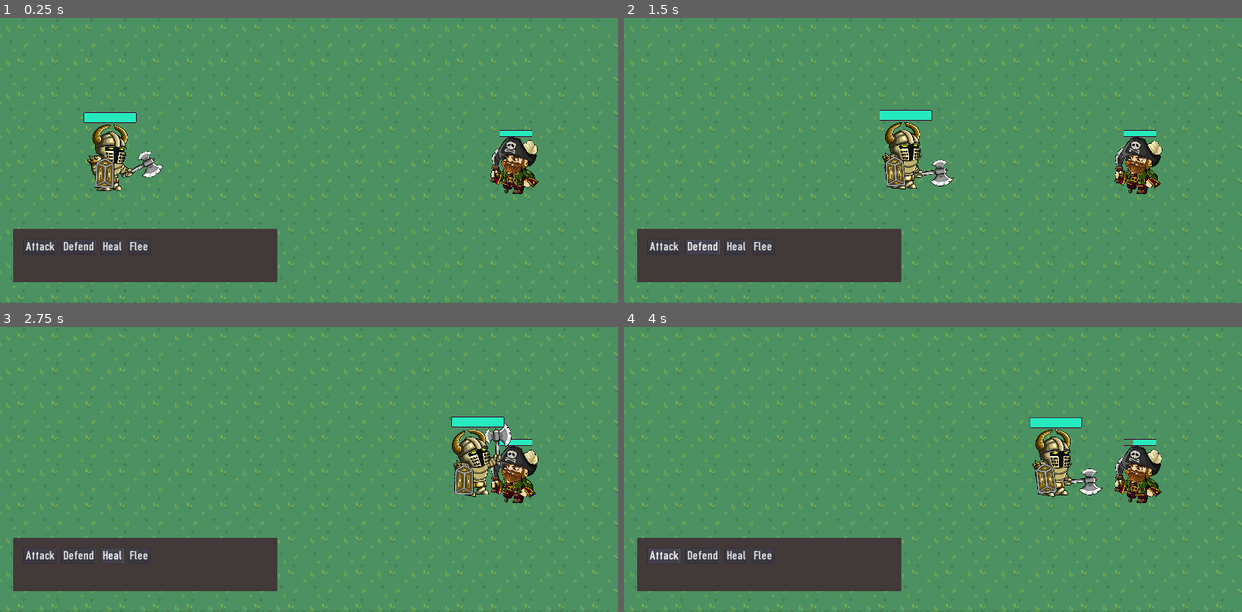
Above: before the commit, frames 1-4 (two rows, left to right).
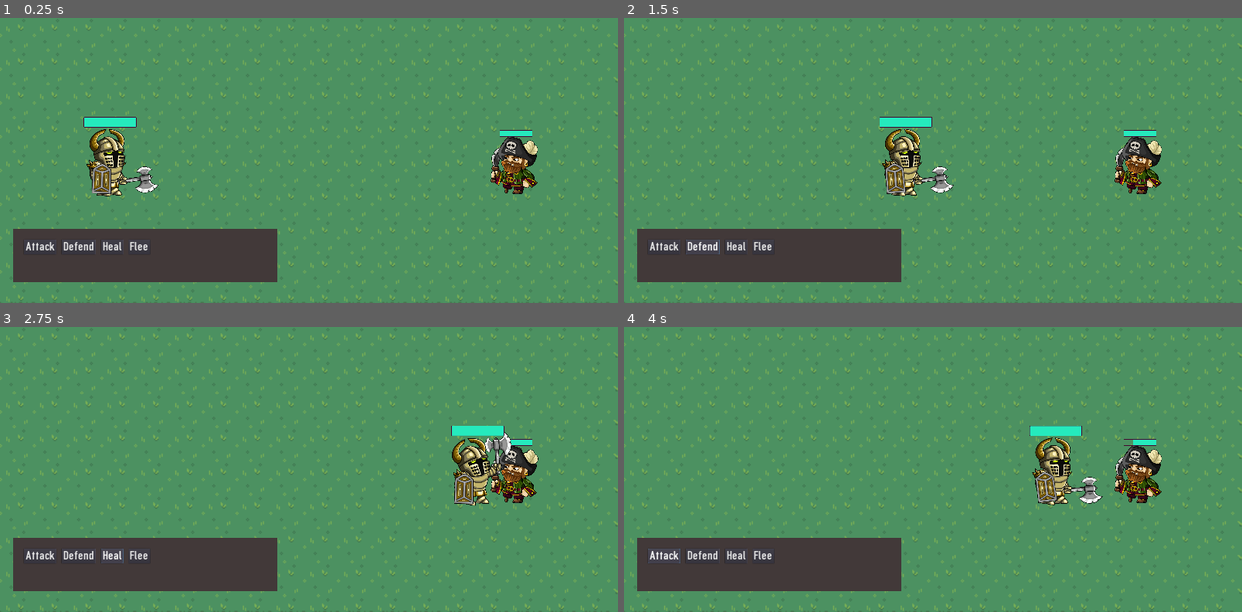
Above: after the commit, the same moments.

Repository: Zakcrust/Project-Sismul
Game: Godot game, scene res://Scenes/BattleScene.tscn
The game is run twice, just before and just after one commit, with the same random seed, the same clock (stepped at 60 frames per second) and the same inputs. The project has no main scene, so this scene is started directly.
Inputs:
- Up to frame 1 (0.25 s): no input
- Up to frame 2 (1.5 s): click "Attack" at 0.5 s; click "Defend" at 1.25 s
- Up to frame 3 (2.75 s): click "Heal" at 2 s
- Up to frame 4 (4 s): click "Flee" at 2.75 s; click "Attack" at 3.5 s

The runs differ from the first frame. In frame 1, 2.2% of the frame differs, in the area x 13-88%, y 33-63%; in frame 2, 2.1%; in frame 3, 2.3%, in the area x 73-88%, y 31-63%; in frame 4, 2.0%.

Commit message:
add battle character

Diff:
--- a/Scenes/BattleScene.tscn
+++ b/Scenes/BattleScene.tscn
@@ -15,13 +15,13 @@
 format = 1
 tile_data = PoolIntArray( -1, 1, 0, -65536, 1, 1, -65535, 1, 1, -65534, 1, 1, -65533, 1, 1, -65532, 1, 1, -65531, 1, 1, …(3337 unchanged characters)…
 
-[node name="Characters" type="Node2D" parent="."]
+[node name="TurnQueue" type="YSort" parent="."]
 script = ExtResource( 5 )
 
-[node name="Knight" parent="Characters" instance=ExtResource( 2 )]
-position = Vector2( 394.803, 565.143 )
+[node name="Knight" parent="TurnQueue" instance=ExtResource( 2 )]
+position = Vector2( 394.803, 583.143 )
 
-[node name="Dummy" parent="Characters" instance=ExtResource( 3 )]
+[node name="Dummy" parent="TurnQueue" instance=ExtResource( 3 )]
 position = Vector2( 1937.33, 547.275 )
 rotation = -3.14159
 scale = Vector2( 0.25, -0.25 )
@@ -31,4 +31,4 @@
 margin_top = 800.0
 margin_right = 0.0
 margin_bottom = 800.0
-[connection signal="attack" from="BattleMenu" to="Characters/Knight" method="_on_BattleMenu_attack"]
+[connection signal="attack" from="BattleMenu" to="TurnQueue/Knight" method="_on_BattleMenu_attack"]
--- a/Scenes/Dummy.tscn
+++ b/Scenes/Dummy.tscn
@@ -16,6 +16,13 @@
 [ext_resource path="res://Assets/Sprites/chars/1/1_entity_000_IDLE_004.png" type="Texture" id=14]
 [ext_resource path="res://Scripts/Characters/Dummy.gd" type="Script" id=15]
 [ext_resource path="res://Scenes/UI/CharacterUI.tscn" type="PackedScene" id=16]
+[ext_resource path="res://Assets/Sprites/chars/1/1_entity_000_DIE_004.png" type="Texture" id=17]
+[ext_resource path="res://Assets/Sprites/chars/1/1_entity_000_DIE_003.png" type="Texture" id=18]
+[ext_resource path="res://Assets/Sprites/chars/1/1_entity_000_DIE_002.png" type="Texture" id=19]
+[ext_resource path="res://Assets/Sprites/chars/1/1_entity_000_DIE_006.png" type="Texture" id=20]
+[ext_resource path="res://Assets/Sprites/chars/1/1_entity_000_DIE_001.png" type="Texture" id=21]
+[ext_resource path="res://Assets/Sprites/chars/1/1_entity_000_DIE_000.png" type="Texture" id=22]
+[ext_resource path="res://Assets/Sprites/chars/1/1_entity_000_DIE_005.png" type="Texture" id=23]
 
 [sub_resource type="SpriteFrames" id=1]
 animations = [ {
@@ -28,6 +35,11 @@
 "loop": false,
 "name": "hurt",
 "speed": 12.0
+}, {
+"frames": [ ExtResource( 22 ), ExtResource( 21 ), ExtResource( 19 ), ExtResource( 18 ), ExtResource( 17 ), ExtResource( 23 ), ExtResource( 20 ) ],
+"loop": false,
+"name": "die",
+"speed": 15.0
 } ]
 
 [sub_resource type="RectangleShape2D" id=2]
@@ -41,7 +53,7 @@
 position = Vector2( 171.349, -45.3572 )
 frames = SubResource( 1 )
 animation = "idle"
-frame = 5
+frame = 6
 playing = true
 
 [node name="CollisionShape2D" type="CollisionShape2D" parent="."]
@@ -49,7 +61,7 @@
 shape = SubResource( 2 )
 
 [node name="Target" type="Position2D" parent="."]
-position = Vector2( 600, 0 )
+position = Vector2( 600, 136 )
 
 [node name="CharacterUI" parent="." instance=ExtResource( 16 )]
 margin_left = -320.0
--- a/Scenes/Knight.tscn
+++ b/Scenes/Knight.tscn
@@ -65,11 +65,6 @@
 "name": "attack",
 "speed": 15.0
 }, {
-"frames": [ ExtResource( 19 ), ExtResource( 15 ), ExtResource( 16 ), ExtResource( 13 ), ExtResource( 17 ), ExtResource( 18 ), ExtResource( 12 ), ExtResource( 11 ), ExtResource( 14 ), ExtResource( 20 ) ],
-"loop": false,
-"name": "dead",
-"speed": 20.0
-}, {
 "frames": [ ExtResource( 33 ), ExtResource( 32 ), ExtResource( 38 ), ExtResource( 41 ), ExtResource( 35 ), ExtResource( 40 ), ExtResource( 34 ), ExtResource( 36 ), ExtResource( 37 ), ExtResource( 39 ) ],
 "loop": false,
 "name": "hurt",
@@ -79,6 +74,11 @@
 "loop": true,
 "name": "move",
 "speed": 15.0
+}, {
+"frames": [ ExtResource( 19 ), ExtResource( 15 ), ExtResource( 16 ), ExtResource( 13 ), ExtResource( 17 ), ExtResource( 18 ), ExtResource( 12 ), ExtResource( 11 ), ExtResource( 14 ), ExtResource( 20 ) ],
+"loop": false,
+"name": "dead",
+"speed": 20.0
 } ]
 
 [sub_resource type="RectangleShape2D" id=2]
--- a/Scripts/Characters/Dummy.gd
+++ b/Scripts/Characters/Dummy.gd
@@ -16,10 +16,12 @@
 func get_stats() -> Stats:
 	return battle_stats
 
+func play_turn():
+	pass
+
 func hurt(damage : int) -> void:
 	battle_stats.health -= damage
 	$CharacterUI.set_health_bar(battle_stats.health)
-
 	$Sprite.play("hurt")
 	yield($Sprite, "animation_finished")
 	$Sprite.play("idle")
--- a/Scripts/Characters/Knight.gd
+++ b/Scripts/Characters/Knight.gd
@@ -1,22 +1,26 @@
 extends Area2D
+
+
+class_name Player
 
 signal anim_finished()
 
 var enemies : Array
-
-
 var stats : Stats = Stats.new(10,10,3,2)
-
 var battle_stats : Stats = stats
 
 func _ready():
 	$AttackCast.collide_with_areas = true
+	$Sprite.play("idle")
 
 func get_stats() -> Stats:
 	return battle_stats
 
 func _on_Sprite_animation_finished():
 	emit_signal("anim_finished")
+
+func play_turn():
+	pass
 
 
 func move_and_attack(pos) -> void:
--- a/Scripts/Utils/BattleCharactersManager.gd
+++ b/Scripts/Utils/BattleCharactersManager.gd
@@ -1,5 +1,9 @@
-extends Node2D
+extends Node
 
+class_name TurnQueue
+
+var active_character : Node2D
+var battlers : Array
 
 func get_enemies() -> Array:
 	var enemies : Array
@@ -7,3 +11,17 @@
 		if child is Enemy:
 			enemies.append(child)
 	return enemies
+
+
+func initialize():
+	active_character = get_child(0)
+	battlers = get_battlers()
+
+func get_battlers():
+	return get_children()
+
+
+func play_turn():
+	yield(active_character.play_turn, "completed")
+	var new_index = (active_character.get_index() + 1) % get_child_count()
+	active_character = get_child(new_index)
--- a/project.godot
+++ b/project.godot
@@ -14,14 +14,26 @@
 "language": "GDScript",
 "path": "res://Scripts/Characters/Dummy.gd"
 }, {
+"base": "Area2D",
+"class": "Player",
+"language": "GDScript",
+"path": "res://Scripts/Characters/Knight.gd"
+}, {
 "base": "Node",
 "class": "Stats",
 "language": "GDScript",
 "path": "res://Scenes/Stats/Character/Base/BaseStats.gd"
+}, {
+"base": "Node",
+"class": "TurnQueue",
+"language": "GDScript",
+"path": "res://Scripts/Utils/BattleCharactersManager.gd"
 } ]
 _global_script_class_icons={
 "Enemy": "",
-"Stats": ""
+"Player": "",
+"Stats": "",
+"TurnQueue": ""
 }
 
 [application]
Not shown: 1 places in Scenes/Dummy.tscn that only renumber resources
Not shown, changed: .gitignore
